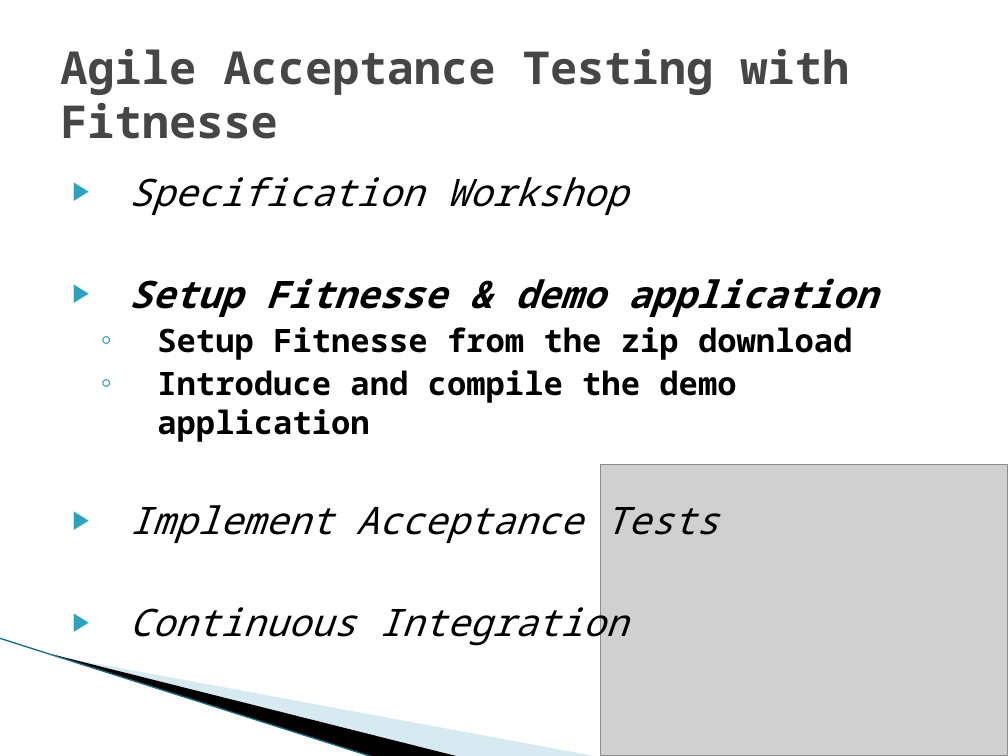
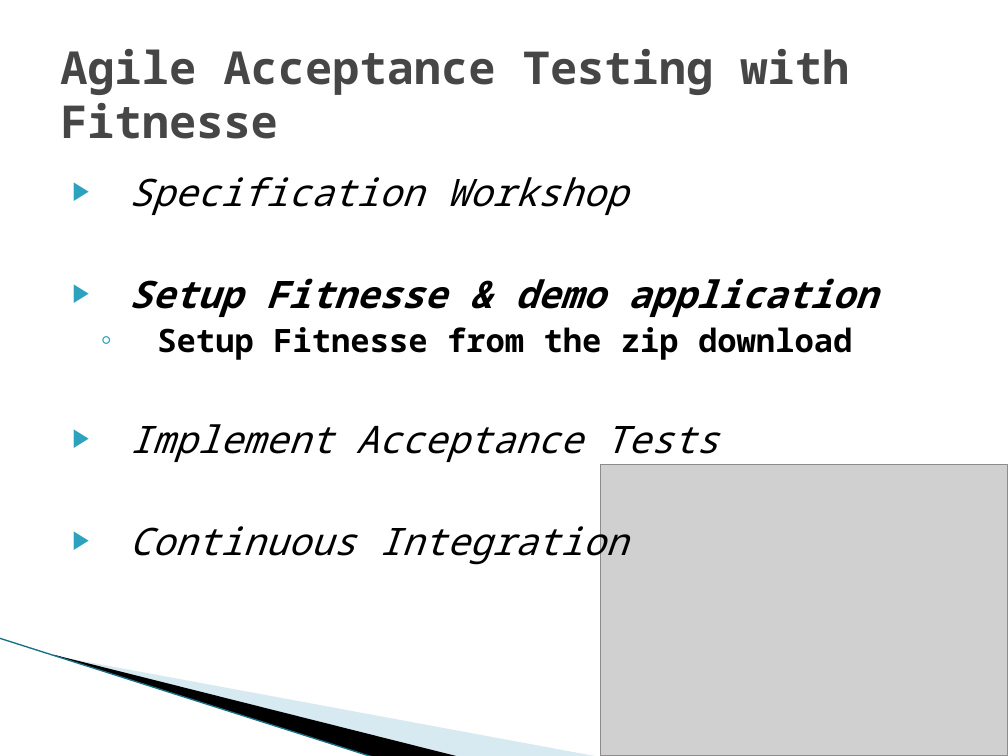
Before and after one commit to michelgrootjans/agileacceptancetesting, a slide deck: slide 13 of Slides/20090514_iLearn_AgileAcceptanceTesting.pptx (slide 10 before the commit). Drawn at 1008x756 pixels with LibreOffice and Linux fonts; fonts in the diff are those of the drawing; grey boxes stand for pictures; background and template pictures are left out. Boxes give left, top, right and bottom in pixels: in the first picture for what was removed or moved away, otherwise in the second. Text is boxed around its words. In the diff, an @@ line names an element or a change of style, - is before the commit and + after.

```diff
--- a/Slides/20090514_iLearn_AgileAcceptanceTesting.pptx
+++ b/Slides/20090514_iLearn_AgileAcceptanceTesting.pptx
@@ text at (157, 370, 736, 442): paragraph removed @@
-  ◦ Introduce and compile the demo application
```
Also in this commit, not shown: 3 other slides changed, 2 slides added, 1 slide removed, 18 other files.
